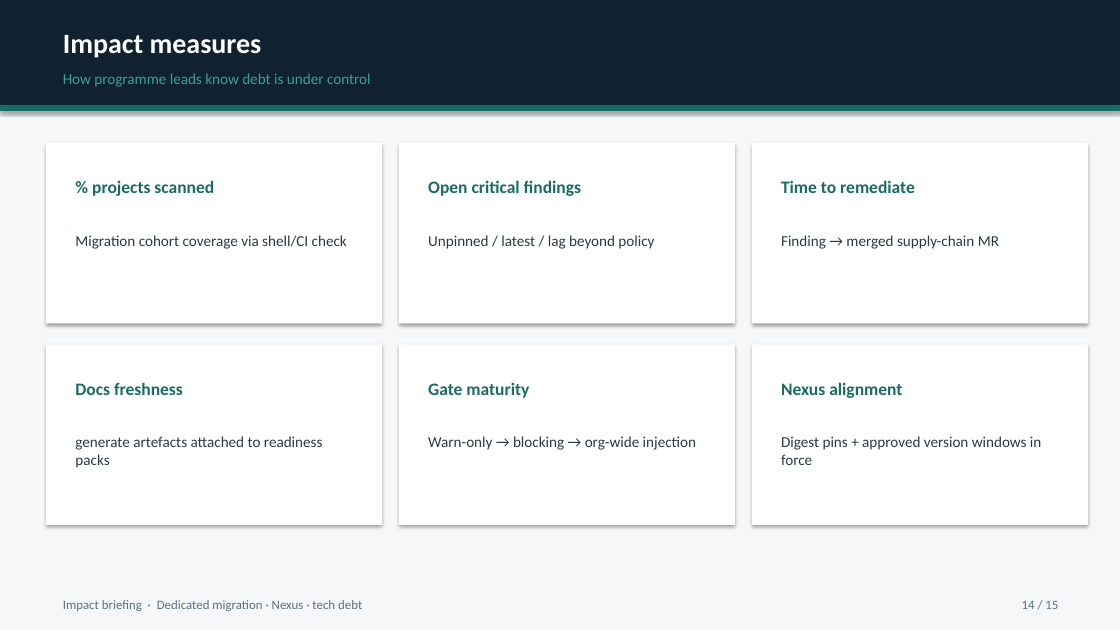
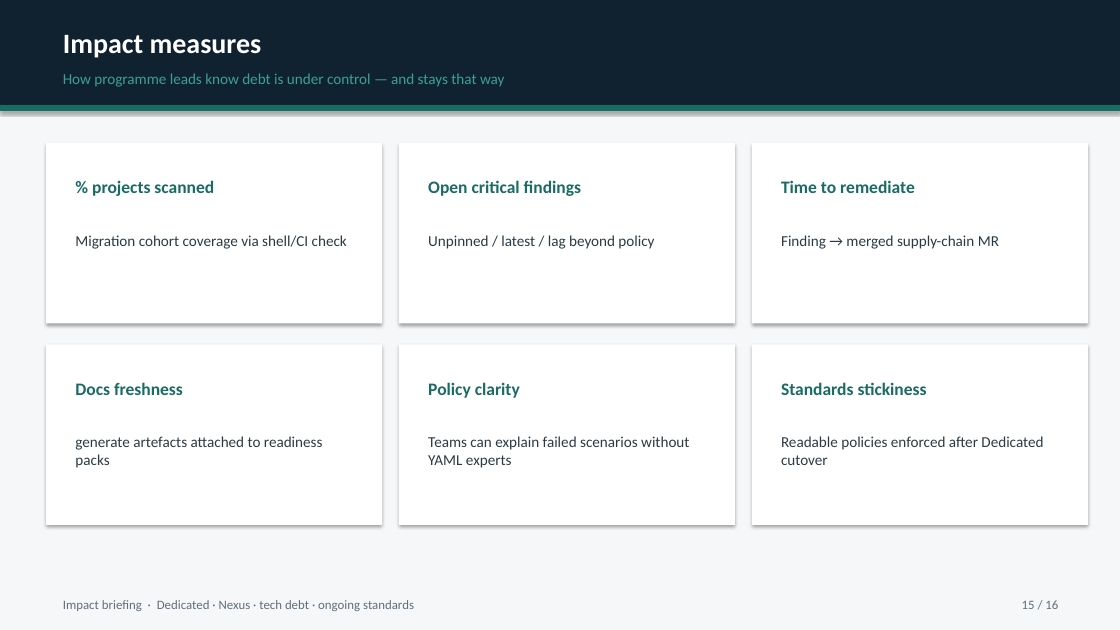
Before and after one commit to MaturityBuilder/gitlab-compliance, a slide deck: slide 15 of docs/presentations/gitlab-compliance-dedicated-nexus-impact.pptx (slide 14 before the commit). Drawn at 1120x630 pixels with LibreOffice and Linux fonts; fonts in the diff are those of the drawing. Boxes give left, top, right and bottom in pixels: in the first picture for what was removed or moved away, otherwise in the second. Text is boxed around its words. In the diff, an @@ line names an element or a change of style, - is before the commit and + after.

```diff
--- a/docs/presentations/gitlab-compliance-dedicated-nexus-impact.pptx
+++ b/docs/presentations/gitlab-compliance-dedicated-nexus-impact.pptx
@@ text at [63, 73, 504, 87]: text changed @@
-How programme leads know debt is under control
+How programme leads know debt is under control — and stays that way
@@ text at [428, 382, 520, 398]: text changed @@
-Gate maturity
+Policy clarity
@@ text at [781, 382, 927, 395]: text changed @@
-Nexus alignment
+Standards stickiness
@@ text at [428, 436, 689, 468]: text changed @@
-Warn-only → blocking → org-wide injection
+Teams can explain failed scenarios without YAML experts
@@ text at [781, 436, 1043, 465]: text changed @@
-Digest pins + approved version windows in force
+Readable policies enforced after Dedicated cutover
@@ text at [63, 600, 414, 611]: text changed @@
-Impact briefing · Dedicated migration · Nexus · tech debt
+Impact briefing · Dedicated · Nexus · tech debt · ongoing standards
@@ text at [1022, 600, 1058, 609]: text changed @@
-14 / 15
+15 / 16
```
Also in this commit, not shown: 14 other slides changed, 1 slide added, 2 other files.
